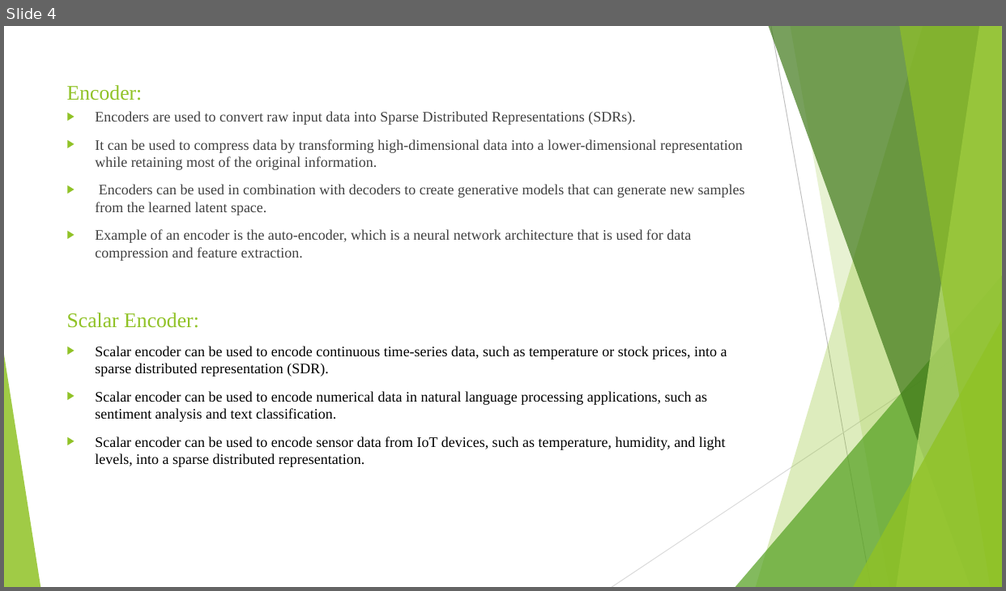
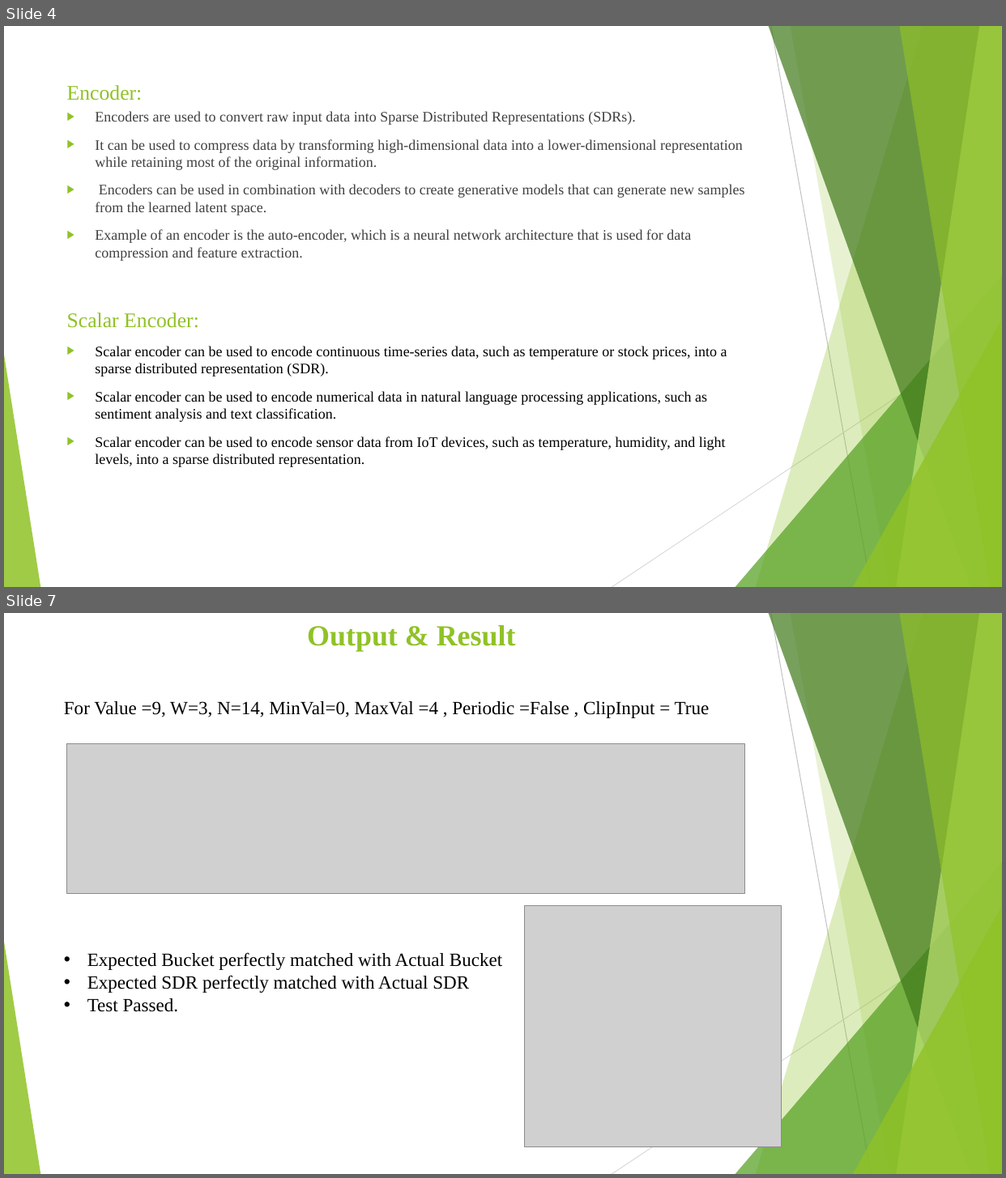
Before and after one commit to AqibJaved123/neocortexapi_Team_ScalarEncoder, a slide deck: source/Team_ScalarEcoder_Documentation/Scalar Encoder with Buckets (1).pptx. Shown one above the other, each under a label of ours: slide 4 before the commit, slides 4 and 7 after it; the slides between them are not shown. The pictures are 1006x591 and 1006x1178 pixels, drawn with LibreOffice and Linux fonts; fonts in the diff are those of the drawing; grey boxes stand for pictures. Boxes give left, top, right and bottom in pixels: in the first picture for what was removed or moved away, otherwise in the second. Text is boxed around its words. In the diff, an @@ line names an element or a change of style, - is before the commit and + after.

```diff
--- a/source/Team_ScalarEcoder_Documentation/Scalar Encoder with Buckets (1).pptx
+++ b/source/Team_ScalarEcoder_Documentation/Scalar Encoder with Buckets (1).pptx
@@ slide 7 added at (4,613,1002,1174), background #FFFFFF; not listed: 10 template elements that a slide beside it also shows @@
@@ title added at (307,625,516,652), 28 pt, text #90C226, bold @@
+Output & Result
@@ text added at (64,701,710,718), 18 pt, text #000000 @@
+For Value =9, W=3, N=14, MinVal=0, MaxVal =4 , Periodic =False , ClipInput = True
@@ picture added at (67,744,744,894) @@
@@ picture added at (525,905,782,1148) @@
@@ text added at (87,952,502,1012), 18 pt, text #000000 @@
+• Expected Bucket perfectly matched with Actual Bucket
+• Expected SDR perfectly matched with Actual SDR
+• Test Passed.
```
Also in this commit, not shown: 3 slides changed, 16 other slides added, 4 slides removed, 1 other file.
